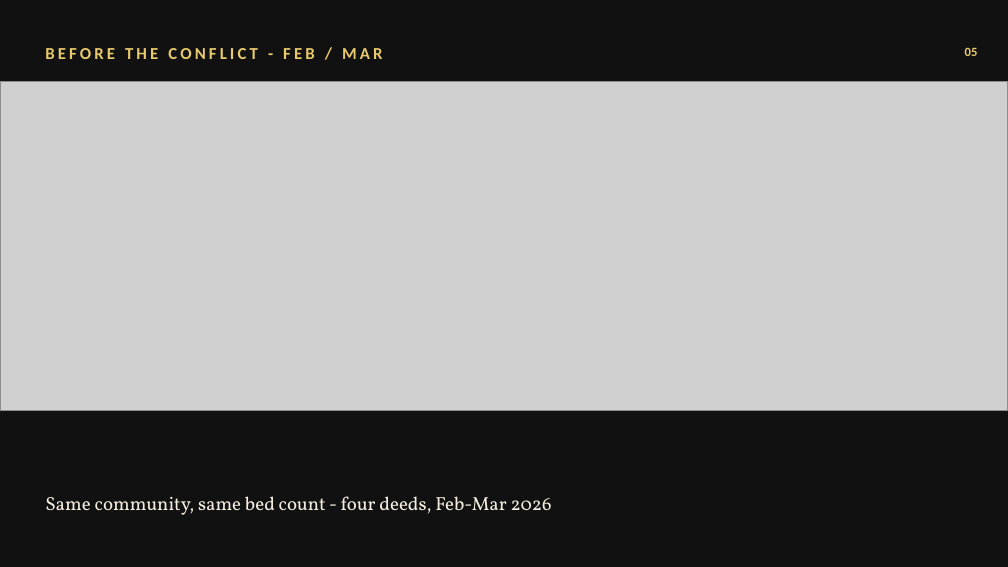
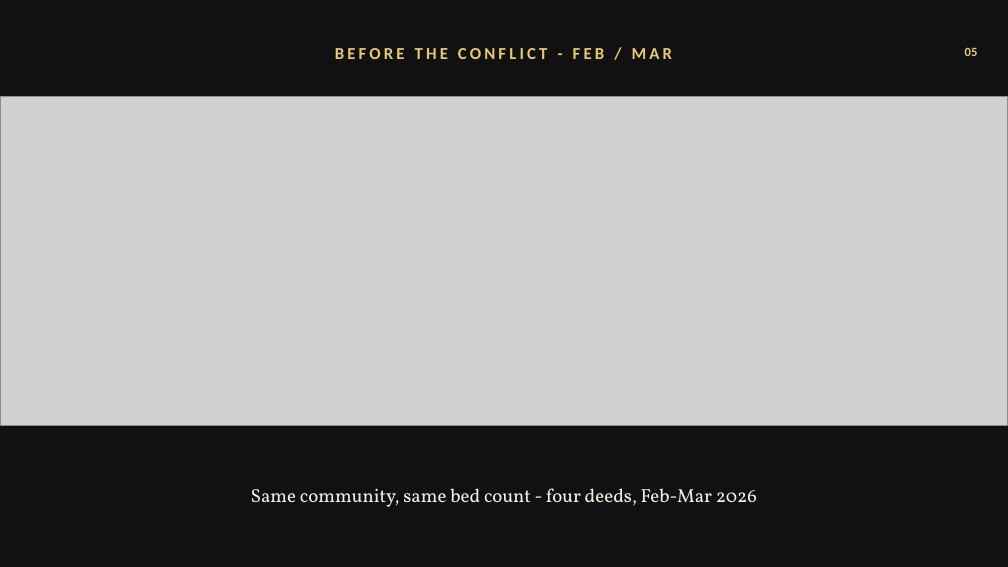
Before and after one commit to calum7macleod/dashboards, a slide deck: slide 6 of content-assets/lagoons-ep1/lagoons-review-ep1.pptx. Drawn at 1008x567 pixels with LibreOffice and Linux fonts; fonts in the diff are those of the drawing; grey boxes stand for pictures. Boxes give left, top, right and bottom in pixels: in the first picture for what was removed or moved away, otherwise in the second. Text is boxed around its words. In the diff, an @@ line names an element or a change of style, - is before the commit and + after.

```diff
--- a/content-assets/lagoons-ep1/lagoons-review-ep1.pptx
+++ b/content-assets/lagoons-ep1/lagoons-review-ep1.pptx
@@ text "BEFORE THE CONFLICT - FEB ..." at box(335, 48, 673, 59): alignment left to centre @@
@@ text "BEFORE THE CONFLICT - FEB ...": place and size @@
-text "BEFORE THE CONFLICT - FEB ..." at box(45, 48, 383, 59)
+text "BEFORE THE CONFLICT - FEB ..." at box(335, 48, 673, 59)
@@ picture: place and size @@
-picture at box(0, 82, 1008, 411)
+picture at box(0, 97, 1008, 426)
@@ text "Same community, same bed count ...": place and size @@
-text "Same community, same bed count ..." at box(45, 496, 552, 515)
+text "Same community, same bed count ..." at box(251, 488, 757, 507)
@@ text "Same community, same bed count ..." at box(251, 488, 757, 507): alignment left to centre @@
```
Also in this commit, not shown: 8 other slides changed.
